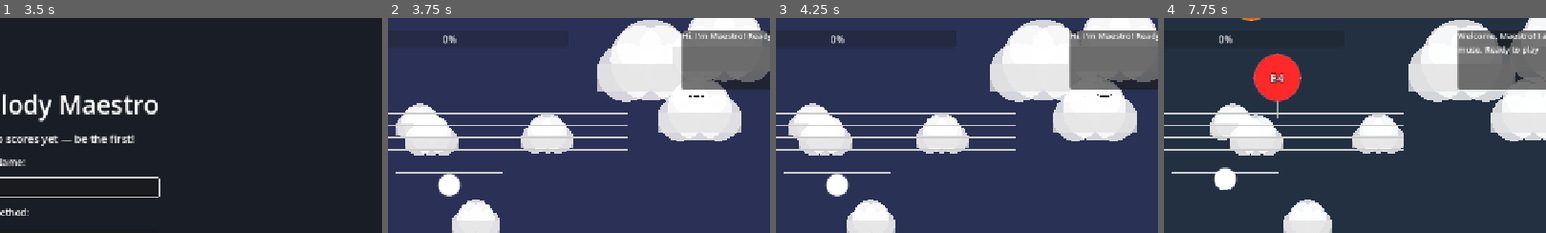
Above: before the commit, frames 1-4 (left to right).
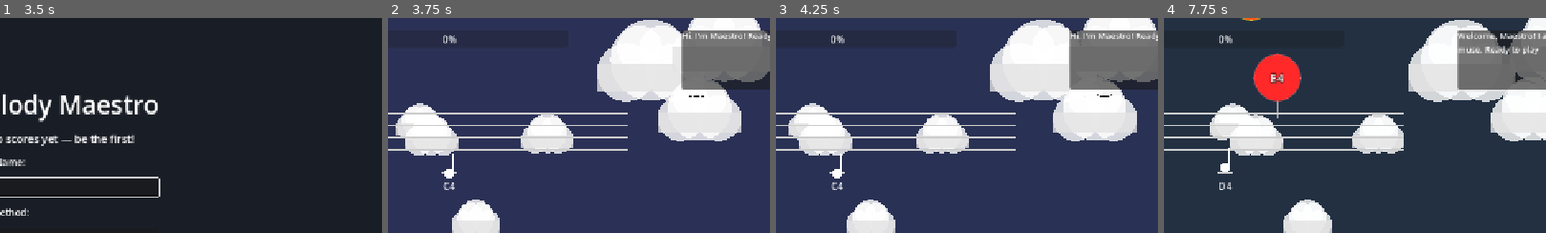
Above: after the commit, the same moments.

Repository: samperk1/melody-maestro
Game: Godot game, scene res://scenes/main_game.tscn
The game is run twice, just before and just after one commit, with the same random seed, the same clock (stepped at 60 frames per second) and the same inputs.
Inputs (mouse positions are % of the whole screen's width and height, from its top left):
- Up to frame 1 (3.5 s): click (50, 39) at 0.52 s; type "Alex" at 0.6 s; click "RESTART" at 1.25 s; click "RESTART" at 2 s; click "RESTART" at 2.75 s
- Up to frame 2 (3.75 s): click "START GAME" at 3.5 s
- Up to frame 3 (4.25 s): no input
- Up to frame 4 (7.75 s): tap Enter at 4.25 s; move the mouse to (72, 45) at 4.27 s; hold D 4.28-5.03 s; tap E at 4.35 s; click (72, 45) at 4.42 s; move the mouse to (30, 55) at 5.02 s; hold S 5.03-5.78 s; tap F at 5.1 s; move the mouse to (60, 28) at 5.77 s; hold D 5.78-6.53 s; tap T at 5.85 s; move the mouse to (45, 70) at 6.52 s; hold W 6.53-7.28 s; tap G at 6.6 s; click (45, 70) at 6.67 s; move the mouse to (80, 65) at 7.27 s; hold A from 7.28 s (still down); tap Y at 7.35 s
The pictures show only the part of the screen within x 42-92%, y 0-50%; the shares and areas given below are measured in that part.

Frame 1 is identical in both runs. In frame 2, 0.8% of the frame differs, in the area x 2-30%, y 63-84%; in frame 3, 0.8%; in frame 4, 0.8%.

Commit message:
Fix music staff note head rendering
The NoteHead Label used the ● glyph (U+25CF) which the default Godot
font doesn't include, causing it to render as a fallback box with the
character code. Hide the Label node and draw the note head directly in
_draw() as a filled circle with a stem — no font dependency needed.

Co-Authored-By: Claude Sonnet 4.6 <noreply@anthropic.com>

Diff:
--- a/scripts/music_staff.gd
+++ b/scripts/music_staff.gd
@@ -7,9 +7,7 @@
 const START_Y = 60.0
 const BOTTOM_LINE_Y = 140.0  # E4 sits on the bottom (5th) staff line
 const STEP_PX = 10.0         # pixels per diatonic step (half a line gap)
-# Maps chromatic pitch class → diatonic step within octave (C=0 … B=6)
 const CHROMA_TO_DIATONIC = {0:0, 1:0, 2:1, 3:1, 4:2, 5:3, 6:3, 7:4, 8:4, 9:5, 10:5, 11:6}
-# E4 = MIDI 64: pitch class 4 → diatonic 2, octave-group = 64/12 = 5 → 2 + 5*7 = 37
 const E4_DIATONIC = 37
 const NOTE_NAMES = ["C","C#","D","D#","E","F","F#","G","G#","A","A#","B"]
 
@@ -17,6 +15,7 @@
 var _note_label: Label
 
 func _ready():
+	note_head.visible = false  # ● glyph missing from default font; drawn manually below
 	_note_label = Label.new()
 	_note_label.horizontal_alignment = HORIZONTAL_ALIGNMENT_CENTER
 	_note_label.add_theme_font_size_override("font_size", 16)
@@ -32,16 +31,8 @@
 
 func set_note(midi_note: int):
 	_current_midi = midi_note
-	var center_y = _midi_center_y(midi_note)
-	# position.y sets the top-left of NoteHead; NoteHead is 40 px tall so subtract 20 for center
-	note_head.position.y = center_y - 20.0
-
-	var is_sharp = (midi_note % 12) in [1, 3, 6, 8, 10]
-	note_head.modulate = Color.GOLD if is_sharp else Color.WHITE
-
-	var octave = (midi_note / 12) - 1  # MIDI standard: C4=60 → octave 4
+	var octave = (midi_note / 12) - 1
 	_note_label.text = NOTE_NAMES[midi_note % 12] + str(octave)
-
 	queue_redraw()
 
 func _draw():
@@ -53,17 +44,35 @@
 		var y = START_Y + i * LINE_SPACING
 		draw_line(Vector2(0, y), Vector2(size.x, y), line_color, line_width)
 
-	# Ledger lines for notes outside the staff (e.g. middle C below, high notes above)
 	var center_y = _midi_center_y(_current_midi)
-	var ledger_x0 = size.x * 0.35
-	var ledger_x1 = size.x * 0.65
-	# Below the staff: draw a ledger line for each staff-line position below bottom line
+	var head_x = size.x / 2.0
+	var head_r = 8.0
+	var ledger_x0 = head_x - head_r - 6.0
+	var ledger_x1 = head_x + head_r + 6.0
+
+	# Ledger lines below the staff (e.g. middle C)
 	var y = BOTTOM_LINE_Y + LINE_SPACING
 	while center_y >= y - STEP_PX:
 		draw_line(Vector2(ledger_x0, y), Vector2(ledger_x1, y), line_color, line_width)
 		y += LINE_SPACING
-	# Above the staff: draw ledger lines above the top line
+	# Ledger lines above the staff
 	y = START_Y - LINE_SPACING
 	while center_y <= y + STEP_PX:
 		draw_line(Vector2(ledger_x0, y), Vector2(ledger_x1, y), line_color, line_width)
 		y -= LINE_SPACING
+
+	# Note head — filled circle
+	var is_sharp = (_current_midi % 12) in [1, 3, 6, 8, 10]
+	var note_color = Color.GOLD if is_sharp else Color.WHITE
+	draw_circle(Vector2(head_x, center_y), head_r, note_color)
+
+	# Stem — goes up when note is on/below middle line (B4), down when above
+	var stem_len = 32.0
+	if center_y >= 100.0:
+		draw_line(Vector2(head_x + head_r - 1.0, center_y),
+				  Vector2(head_x + head_r - 1.0, center_y - stem_len),
+				  note_color, 2.0)
+	else:
+		draw_line(Vector2(head_x - head_r + 1.0, center_y),
+				  Vector2(head_x - head_r + 1.0, center_y + stem_len),
+				  note_color, 2.0)
